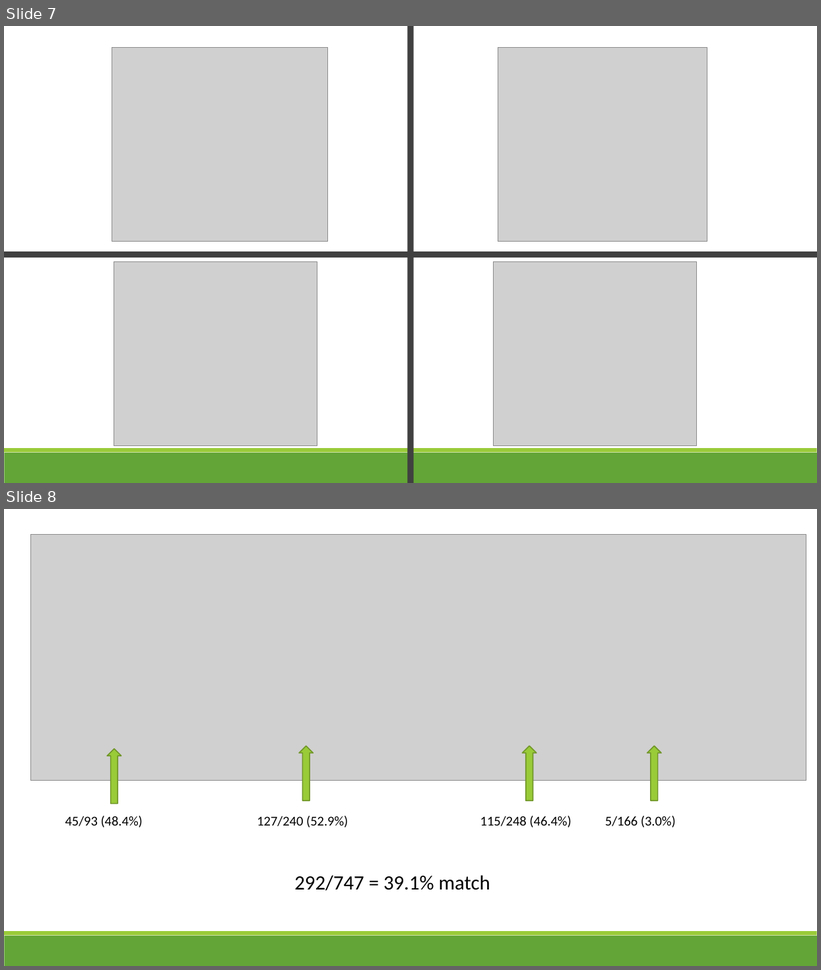
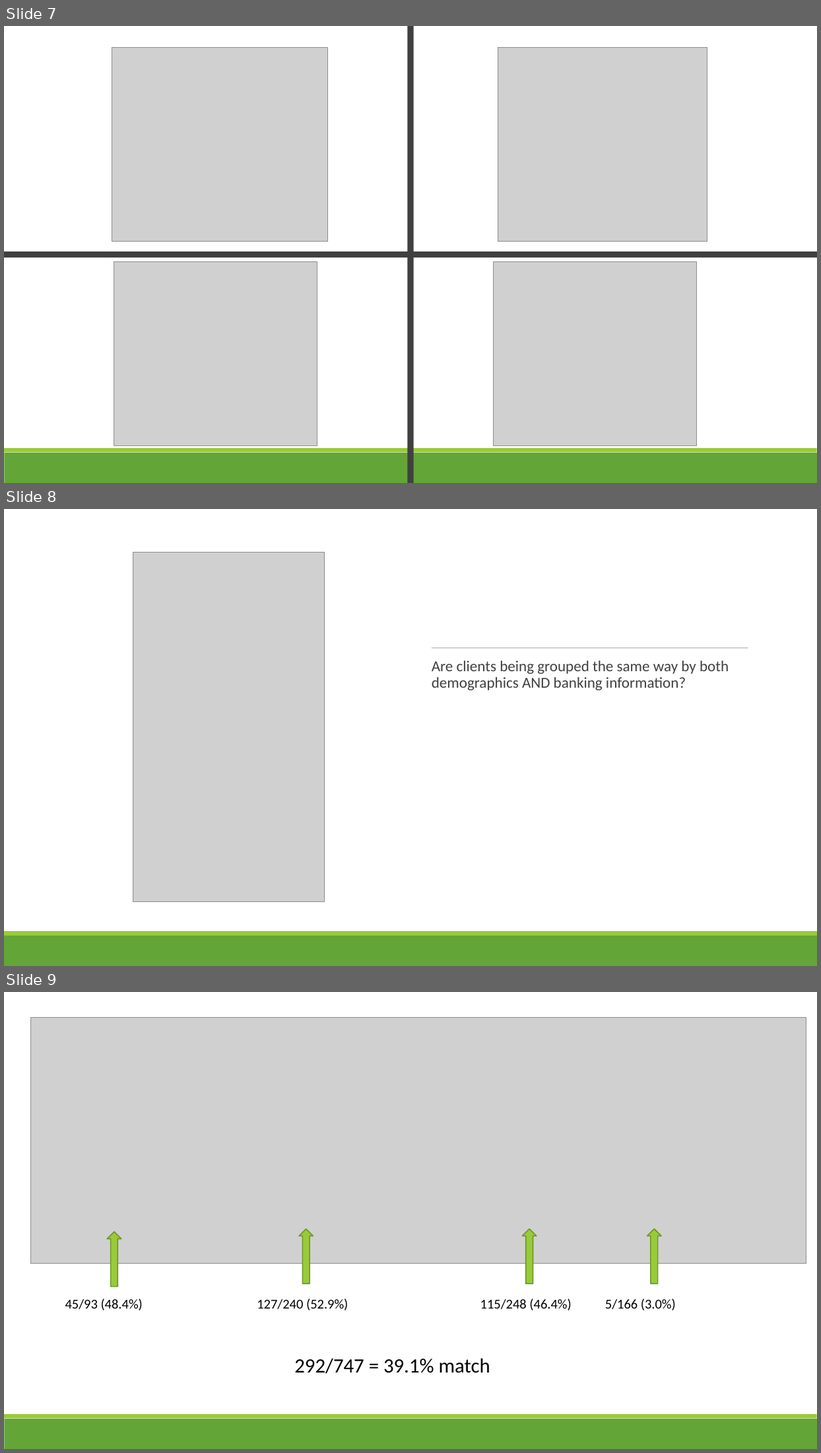
Before and after one commit to Bonzolo/Lighthouse-Labs-Mini-Project-III, a slide deck: Presentation.pptx. Shown one above the other, each under a label of ours: slides 7 and 8 before the commit, slides 7, 8 and 9 after it. The pictures are 821x970 and 821x1453 pixels, drawn with LibreOffice and Linux fonts; fonts in the diff are those of the drawing; grey boxes stand for pictures. Boxes give left, top, right and bottom in pixels: in the first picture for what was removed or moved away, otherwise in the second. Text is boxed around its words. In the diff, an @@ line names an element or a change of style, - is before the commit and + after.

```diff
--- a/Presentation.pptx
+++ b/Presentation.pptx
@@ slide 8 added at [4, 509, 817, 966], background #FFFFFF @@
@@ rectangle added at [4, 509, 817, 931], fill #FFFFFF @@
@@ picture added at [133, 553, 324, 902] @@
@@ line added from (432, 648) to (748, 648), #808080 0.5 pt @@
@@ text added at [432, 661, 729, 691], 18 pt, text #404040 @@
+Are clients being grouped the same way by both demographics AND banking information?
@@ rectangle added at [4, 931, 817, 936], fill #99CB38 @@
@@ rectangle added at [4, 936, 817, 966], fill #63A537 @@
@@ what was slide 8 is now slide 9 @@
```
Also in this commit, not shown: 4 other files.
